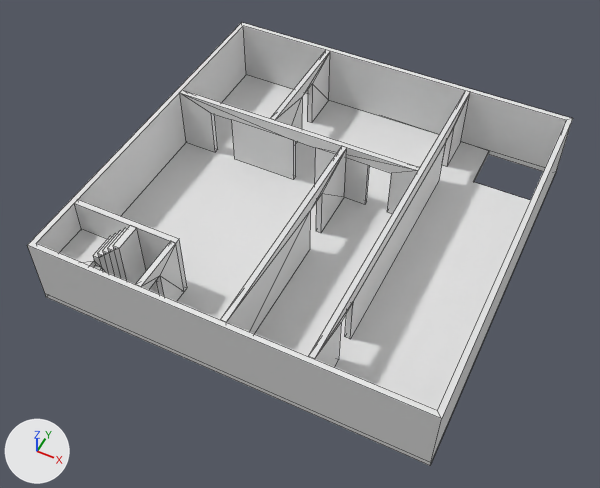
Renders of the FBX model Assets/Scenes/Combined/Prefabs/LevelModels/SM_Level_2.fbx from each side of a commit.
Rendered twice from a 50 mm lens placed at (8.71, -58.94, 22.55), pointed at (-0.15, -41.24, 0.42). Every picture has the same lights, and +X, +Y and +Z are marked at lower left. Mesh edges are drawn as thin lines. Where no turn or scale is listed for an object, it has been applied to the vertices. Vertices at the same position are counted once.

The first picture shows 'Level_2'.
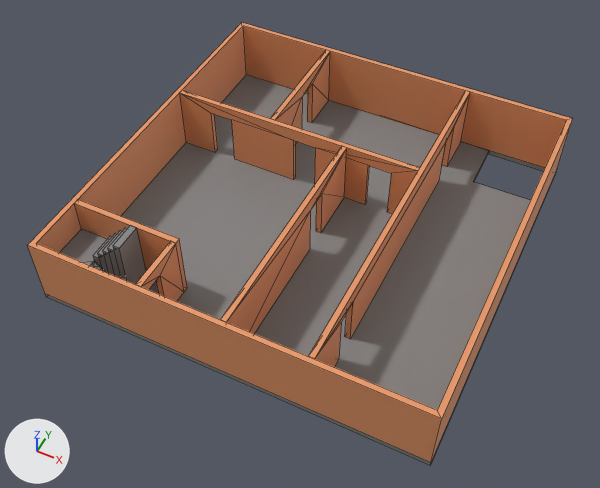
Location of each change, [x1, y1, x2, y2] in pixels of the pictures (600 x 488 px):
part 1 of me_cube_043, recoloured
    both: [45, 225, 431, 465]
part 2 of me_cube_043, recoloured (white to grey)
    both: [121, 75, 545, 410]
part 3 of me_cube_043, recoloured
    both: [430, 170, 557, 465]
part 4 of me_cube_043, recoloured
    both: [27, 22, 573, 462]

Patch to the scene script:
```diff
--- a/Assets/Scenes/Combined/Prefabs/LevelModels/SM_Level_2.fbx.py
+++ b/Assets/Scenes/Combined/Prefabs/LevelModels/SM_Level_2.fbx.py
@@ mat_floor @@
+mat_floor = principled_material('Floor')
+mat_floor.base_color = (0.236, 0.236, 0.236)  # grey #858585
@@ mat_wall @@
+mat_wall = principled_material('Wall')
+mat_wall.base_color = (0.801, 0.313, 0.135)  # orange #e79867
@@ me_cube_043 @@
 me_cube_043.from_pydata(...)  # 190 vertices, 156 faces; spans x -7.0..7.0, y -7.0..7.0, z 0.0..2.7
 # used by ob_level_2; location = (0.0, -40.0, 0.0)
+# me_cube_043 part 1: 37 of the faces centred in x -6.18..0.0, y -7.0..-5.3, z 0.1..2.7 switch from no material to mat_floor (grey #858585)
+# me_cube_043 part 2: 9 of the faces centred in x 0.0..6.8, y 2.9..7.0, z 0.0..0.2 switch from no material to mat_floor (grey #858585)
+# me_cube_043 part 3: 1 of the faces centred in x 7.0, y 0.0, z 0.1 switch from no material to mat_floor (grey #858585)
+# me_cube_043 part 4: 108 of the faces centred in x -7.0..7.0, y -7.0..7.0, z 0.87..2.7 switch from no material to mat_wall (orange #e79867)
```
